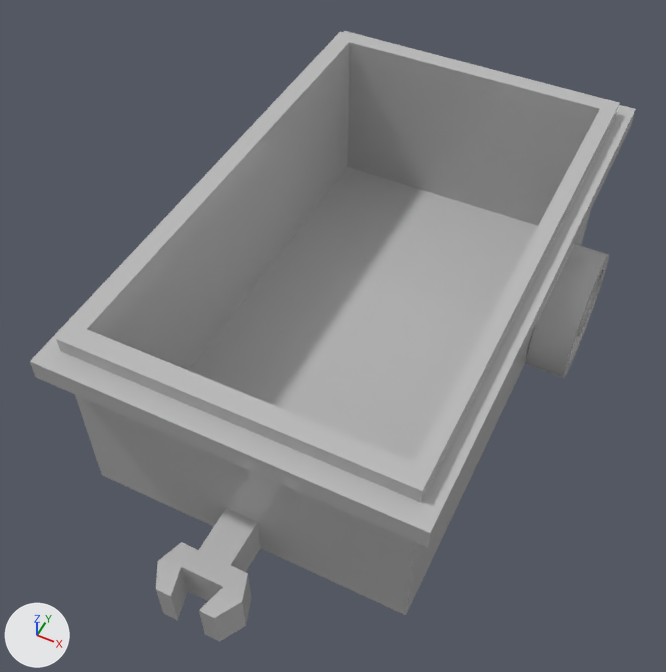
The FBX model GraphicResource/Tank/62_Cart.fbx as it was, and as the next commit left it.
Camera for both pictures: a 50 mm camera at (659.0, -1599.0, 2013.0) aimed at (-36.0, -209.0, 276.0). Lighting does not change. The marker at lower left points along +X, +Y and +Z. Where no turn or scale is listed for an object, it has been applied to the vertices.

The first picture shows 'Cart', 'Wheel'.
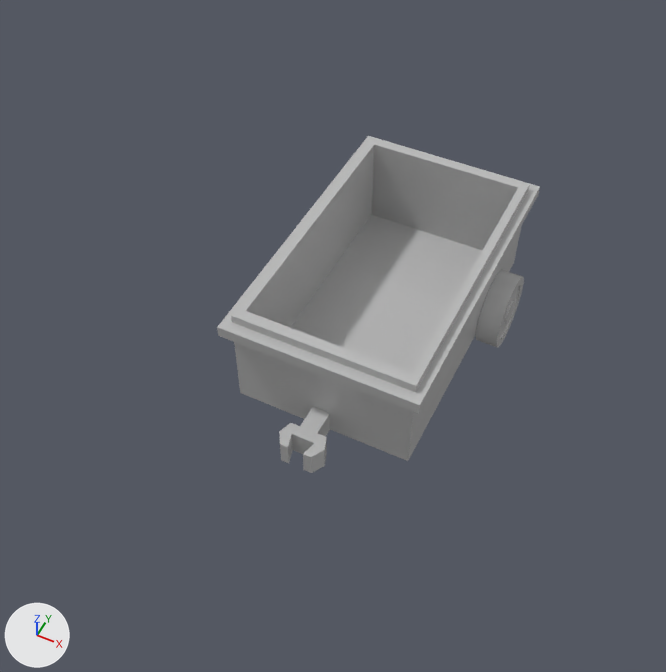
Where the newer file only moved an object's origin or applied its transform, the numbers keep the older frame.

The change in detail:
me_mesh has 60 vertices, 116 faces and spans x -89.0..89.0, y -162.0..162.0, z 21.0..121.0.
me_mesh is used by ob_cart; location (0.0, -157.0, 0.0); scale (5.0, 5.0, 5.0).
me_mesh part 1: the whole mesh is scaled about its middle by 3, then moved by (0.0, 0.0, 162.0).
me_mesh_001 has 512 vertices, 1016 faces and spans x -509.0..509.0, y -177.0..177.0, z -177.0..177.0.
me_mesh_001 is used by ob_wheel; location (0.0, 235.0, 182.0).
me_mesh_001 part 2: the whole mesh is scaled about its middle by 0.601, then moved by (0.0, -5.0, -74.0).
Object 'Cart' (ob_cart) is rescaled from (5.0, 5.0, 5.0) to (1.0, 1.0, 1.0).
Object 'Cart' (ob_cart) moves from (0.0, -157.0, 0.0) to (0.0, 0.0, 0.0).

Pixel boxes (x1, y1, x2, y2) of what changed, in the pictures (666 x 672 px):
'Cart', moved, rescaled (47% narrower, 45% shorter)
    before: (30, 31, 636, 642)
    after: (217, 136, 540, 473)
'Wheel', mesh rescaled (42% narrower, 41% shorter)
    before: (526, 244, 609, 378)
    after: (476, 270, 524, 348)
